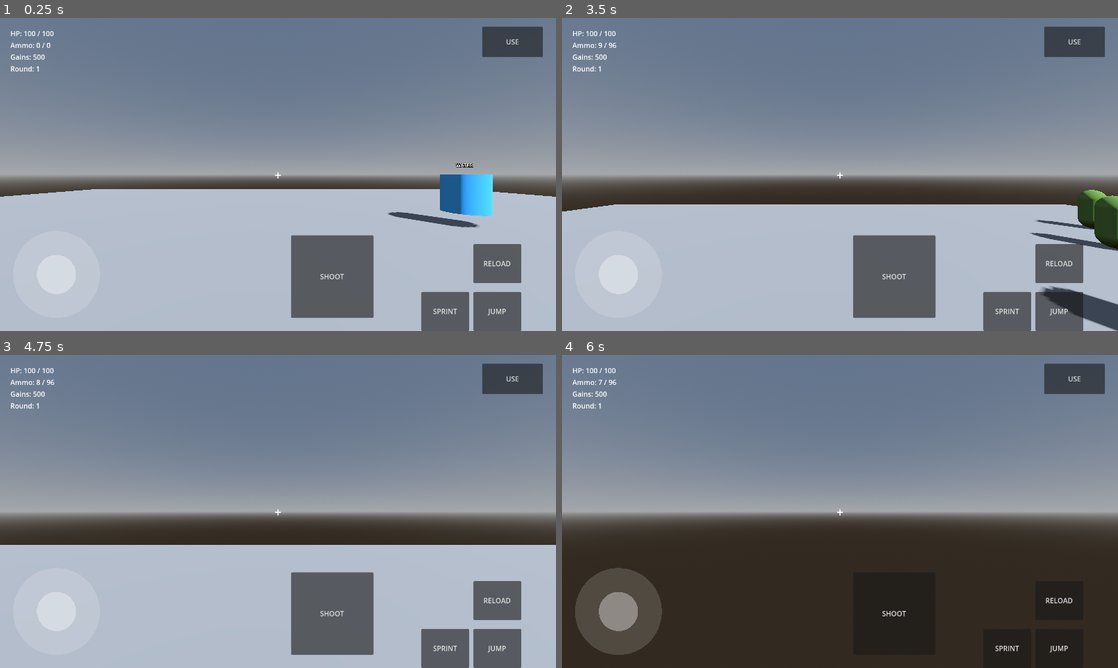
Above: before the commit, frames 1-4 (two rows, left to right).
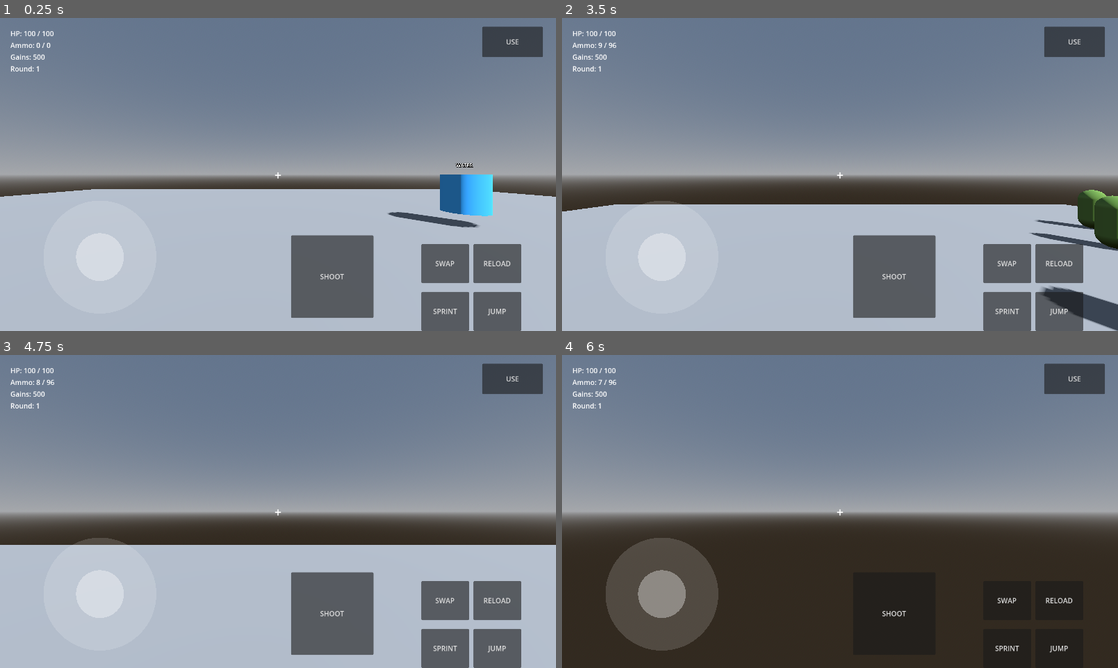
Above: after the commit, the same moments.

Repository: nateomach1-debug/jacked-undead
Game: Godot game, scene res://scenes/main/main.tscn
Same seed, same stepped clock (60 frames per second), same inputs: the game is played once before the commit and once after it.
Inputs (mouse positions are in pixels of both pictures, inside the frame that each line leads up to):
- Up to frame 1 (0.25 s): no input
- Up to frame 2 (3.5 s): click (1006, 262) at 0.5 s, where only the run after the commit has a clickable "SWAP"; click "SHOOT" at 1.25 s; click "JUMP" at 2 s; move the mouse to (867, 174) at 2.77 s; hold W (move_forward) from 2.78 s (still down); tap F (interact) at 2.85 s; tap Space (jump) at 3.02 s
- Up to frame 3 (4.75 s): keep holding W (move_forward); move the mouse to (250, 511) at 3.52 s; click (250, 511) at 3.6 s; tap Space (jump) at 3.77 s; move the mouse to (289, 505) at 4.27 s; hold Ctrl (sprint) from 4.28 s (still down)
- Up to frame 4 (6 s): keep holding W (move_forward); move the mouse to (834, 517) at 5.02 s; release Ctrl (sprint) at 5.03 s; tap F (interact) at 5.1 s; tap Space (jump) at 5.27 s; move the mouse to (878, 514) at 5.77 s; press the mouse at (878, 514) at 5.78 s

The runs differ from the first frame. In frame 1, 1.9% of the frame differs, in the area x 6-85%, y 68-89%; in frame 2, 1.9%; in frame 3, 2.0%; in frame 4, 6.3%, in the area x 2-82%, y 58-96%.
Error before the commit: Invalid access to property or key 'pressed' on a base object of type 'null instance'. (res://scripts/ui/touch_controls.gd:20)

Commit message:
Adjust touch control offsets and add Switch button

Diff:
--- a/scenes/main/touch_controls.tscn
+++ b/scenes/main/touch_controls.tscn
@@ -15,11 +15,13 @@
 [node name="Joystick" type="Control" parent="."]
 anchor_top = 1.0
 anchor_bottom = 1.0
-offset_left = 20.0
-offset_top = -240.0
-offset_right = 240.0
+offset_left = 80.0
+offset_top = -320.0
+offset_right = 380.0
 offset_bottom = -20.0
 script = ExtResource("3")
+base_radius = 130.0
+knob_radius = 55.0
 
 [node name="Shoot" type="Button" parent="."]
 anchor_left = 0.5
@@ -75,6 +77,18 @@
 focus_mode = 0
 text = "RELOAD"
 
+[node name="Switch" type="Button" parent="Actions"]
+anchor_left = 1.0
+anchor_top = 1.0
+anchor_right = 1.0
+anchor_bottom = 1.0
+offset_left = -310.0
+offset_top = -200.0
+offset_right = -200.0
+offset_bottom = -110.0
+focus_mode = 0
+text = "SWAP"
+
 [node name="Interact" type="Button" parent="."]
 anchor_left = 1.0
 anchor_top = 0.0
